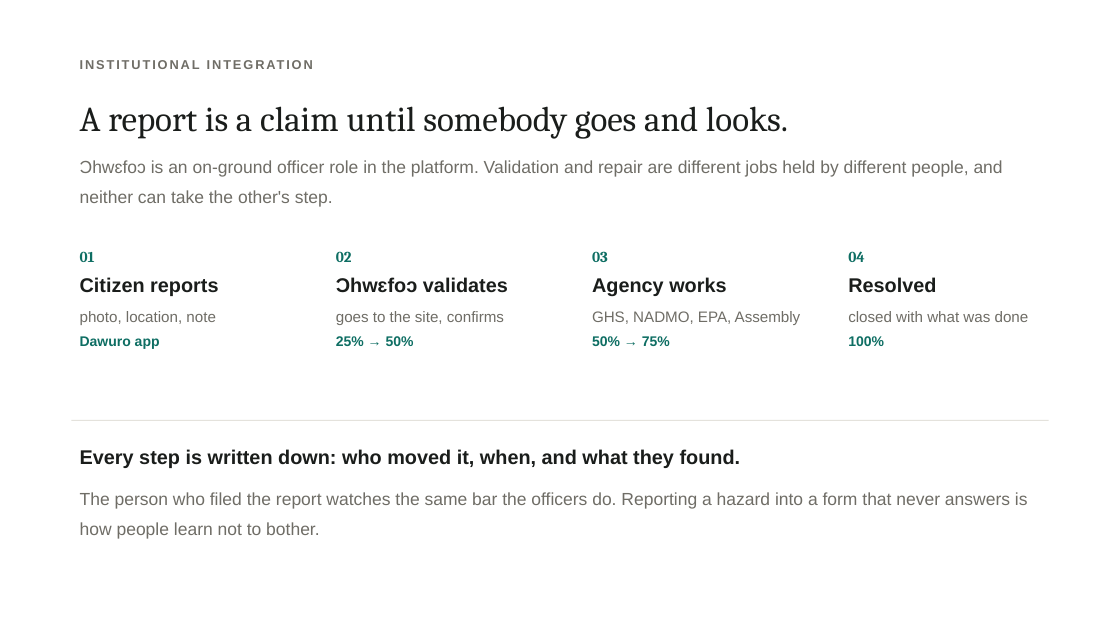
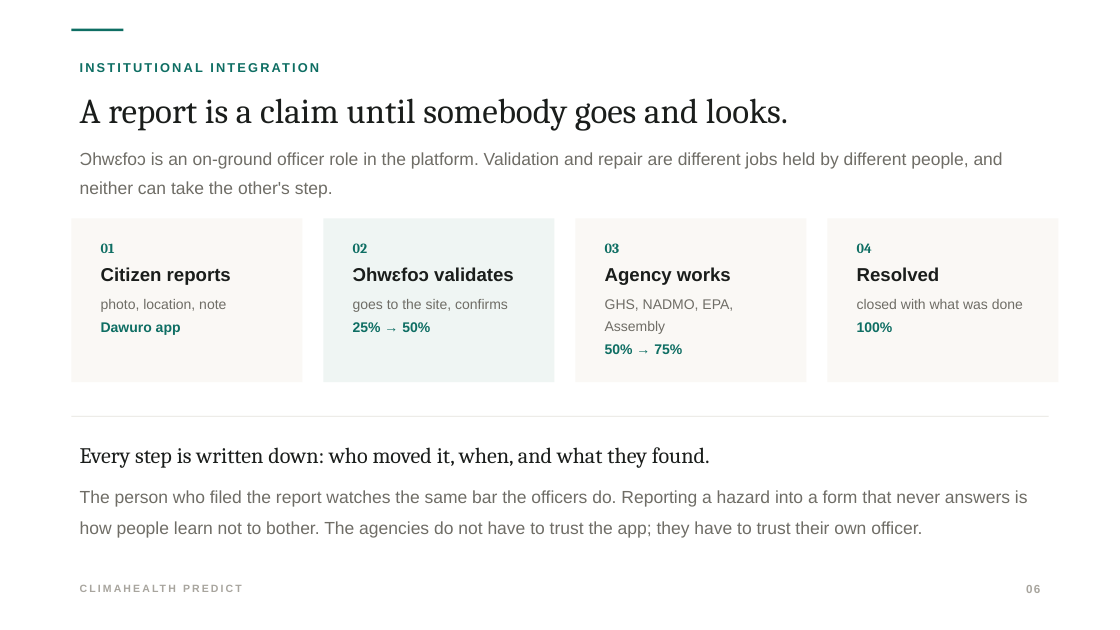
Before and after one commit to Joeboy77/ClimateHealth, a slide deck: slide 6 of deck/ClimaHealth-Predict.pptx (slide 9 before the commit). Drawn at 1120x630 pixels with LibreOffice and Linux fonts; fonts in the diff are those of the drawing. Boxes give left, top, right and bottom in pixels: in the first picture for what was removed or moved away, otherwise in the second. Text is boxed around its words. In the diff, an @@ line names an element or a change of style, - is before the commit and + after.

```diff
--- a/deck/ClimaHealth-Predict.pptx
+++ b/deck/ClimaHealth-Predict.pptx
@@ rectangle added at [71, 29, 124, 31], fill #0E6E63 @@
@@ text "INSTITUTIONAL INTEGRATION" at [71, 55, 1049, 81]: text colour #6F6D66 to #0E6E63, letter spacing 1.6 to 1.8 pt @@
@@ text "A report is a claim ...": place and size @@
-text "A report is a claim ..." at [80, 106, 1003, 207]
+text "A report is a claim ..." at [80, 98, 1003, 198]
@@ rectangle added at [71, 218, 302, 382], fill #FAF8F5 @@
@@ text "01": place and size @@
-text "01" at [80, 251, 218, 349]
+text "01" at [101, 243, 231, 335]
@@ rectangle added at [323, 218, 555, 382], fill #EFF5F3 @@
@@ text "02": place and size @@
-text "02" at [336, 251, 508, 346]
+text "02" at [353, 243, 514, 332]
@@ rectangle added at [576, 218, 807, 382], fill #FAF8F5 @@
@@ text "03": place and size @@
-text "03" at [592, 251, 801, 346]
+text "03" at [605, 243, 733, 354]
@@ rectangle added at [828, 218, 1059, 382], fill #FAF8F5 @@
@@ text "04": place and size @@
-text "04" at [848, 251, 1029, 346]
+text "04" at [857, 243, 1023, 332]
@@ text at [101, 243, 231, 312]: size 13 to 12 pt in "01", "photo, location, note"; size 17 to 16 pt in "Citizen reports"; line spacing 1.35 to 1.3 @@
@@ text at [353, 243, 514, 312]: size 13 to 12 pt in "02", "goes to the site, confirms"; size 17 to 16 pt in "Ɔhwɛfoɔ validates"; line spacing 1.35 to 1.3 @@
@@ text at [605, 243, 733, 334]: size 13 to 12 pt in "03", "GHS, NADMO, EPA, Assembly"; size 17 to 16 pt in "Agency works"; line spacing 1.35 to 1.3 @@
@@ text at [857, 243, 1023, 309]: size 13 to 12 pt in "04", "closed with what was done"; size 17 to 16 pt in "Resolved"; line spacing 1.35 to 1.3 @@
@@ rectangle: place and size @@
-rectangle at [71, 420, 1049, 421]
+rectangle at [71, 416, 1049, 417]
@@ text at [80, 447, 710, 468]: size 17 to 19 pt, font Arial to Cambria, bold off in "Every step is written down: who moved ..." @@
@@ text at [80, 490, 1028, 538]: text changed @@
-The person who filed the report watches the same bar the officers do. Reporting a hazard into a form that never answers is how people learn not to bother.
+The person who filed the report watches the same bar the officers do. Reporting a hazard into a form that never answers is how people learn not to bother. The agencies do not have to trust the app; they have to trust their own officer.
@@ text added at [71, 578, 408, 603], 9 pt, text #A8A59E, bold @@
+CLIMAHEALTH PREDICT
@@ text added at [1026, 585, 1040, 593], 10 pt, text #A8A59E, bold @@
+06
```
Also in this commit, not shown: 8 other slides changed, 3 slides added, 10 slides removed, 9 other files.
